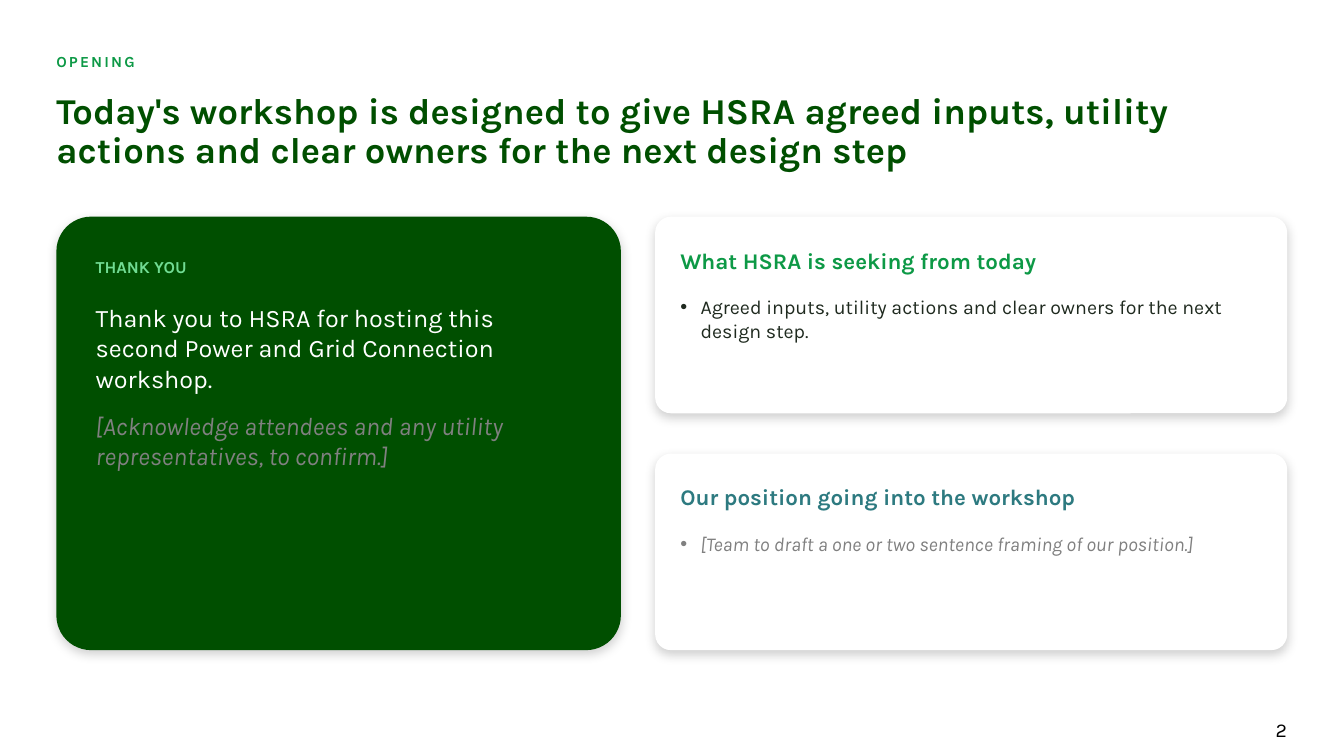
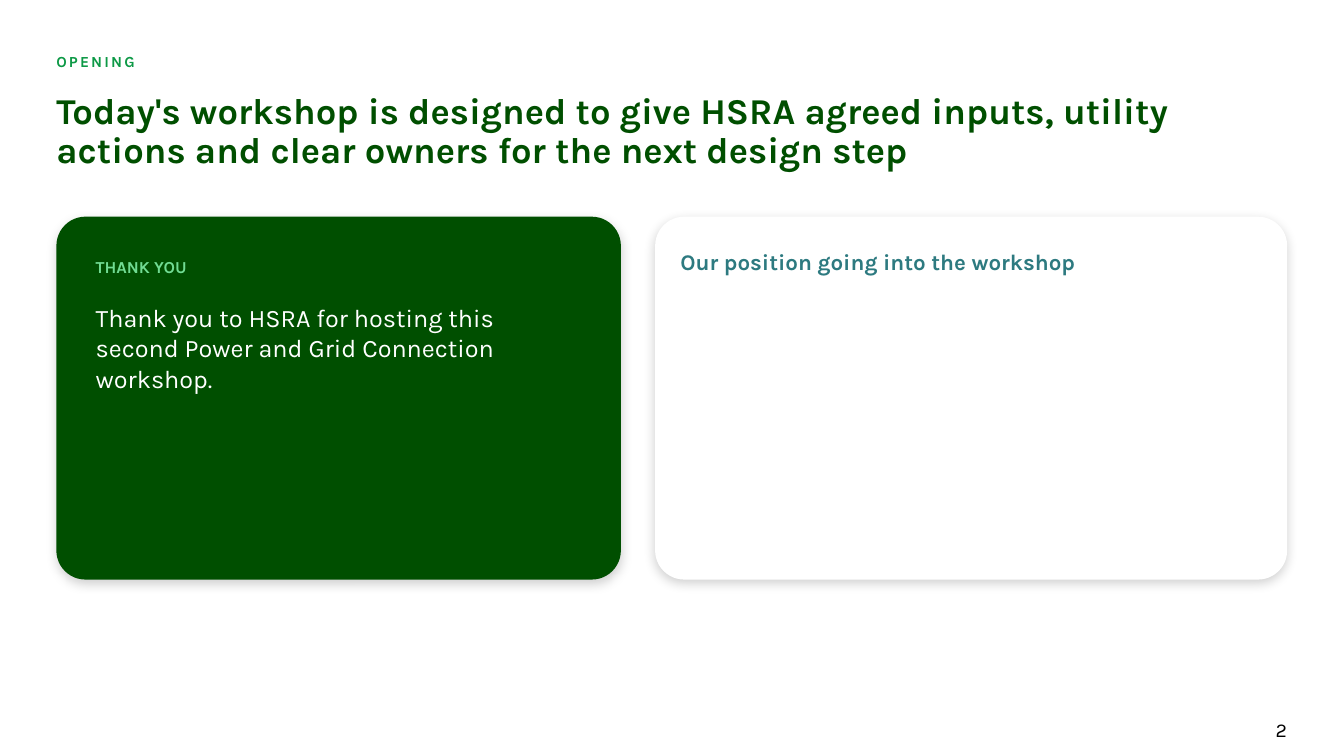
Before and after one commit to alyciawolf02/claude, a slide deck: slide 2 of deliverables/GoFar_Power_and_Grid_Connection_2_Workshop_Structure.pptx. Drawn at 1344x756 pixels with LibreOffice and Linux fonts; fonts in the diff are those of the drawing; background and template pictures are left out. Boxes give left, top, right and bottom in pixels: in the first picture for what was removed or moved away, otherwise in the second. Text is boxed around its words. In the diff, an @@ line names an element or a change of style, - is before the commit and + after.

```diff
--- a/deliverables/GoFar_Power_and_Grid_Connection_2_Workshop_Structure.pptx
+++ b/deliverables/GoFar_Power_and_Grid_Connection_2_Workshop_Structure.pptx
@@ rounded rectangle: place and size @@
-rounded rectangle at <box>56,217,621,650</box>
+rounded rectangle at <box>56,217,621,580</box>
@@ rounded rectangle: place and size @@
-rounded rectangle at <box>655,217,1288,413</box>
+rounded rectangle at <box>655,217,1288,580</box>
@@ text at <box>680,254,1075,276</box>: text changed; text colour #0D9946 to #2D7A80 @@
-What HSRA is seeking from today
+Our position going into the workshop
@@ text "Thank you to HSRA for ..." at <box>96,309,493,394</box>: less space between paragraphs @@
@@ text removed at <box>701,300,1221,343</box> @@
-• Agreed inputs, utility actions and clear owners for the next design step.
@@ text at <box>96,416,503,471</box>: paragraph removed @@
-[Acknowledge attendees and any utility representatives, to confirm.]
@@ rounded rectangle removed at <box>655,454,1288,650</box> @@
@@ text removed at <box>680,489,1075,511</box> @@
-Our position going into the workshop
@@ text removed at <box>701,536,1193,556</box> @@
-• [Team to draft a one or two sentence framing of our position.]
```
Also in this commit, not shown: 11 other slides changed, 4 slides removed.
